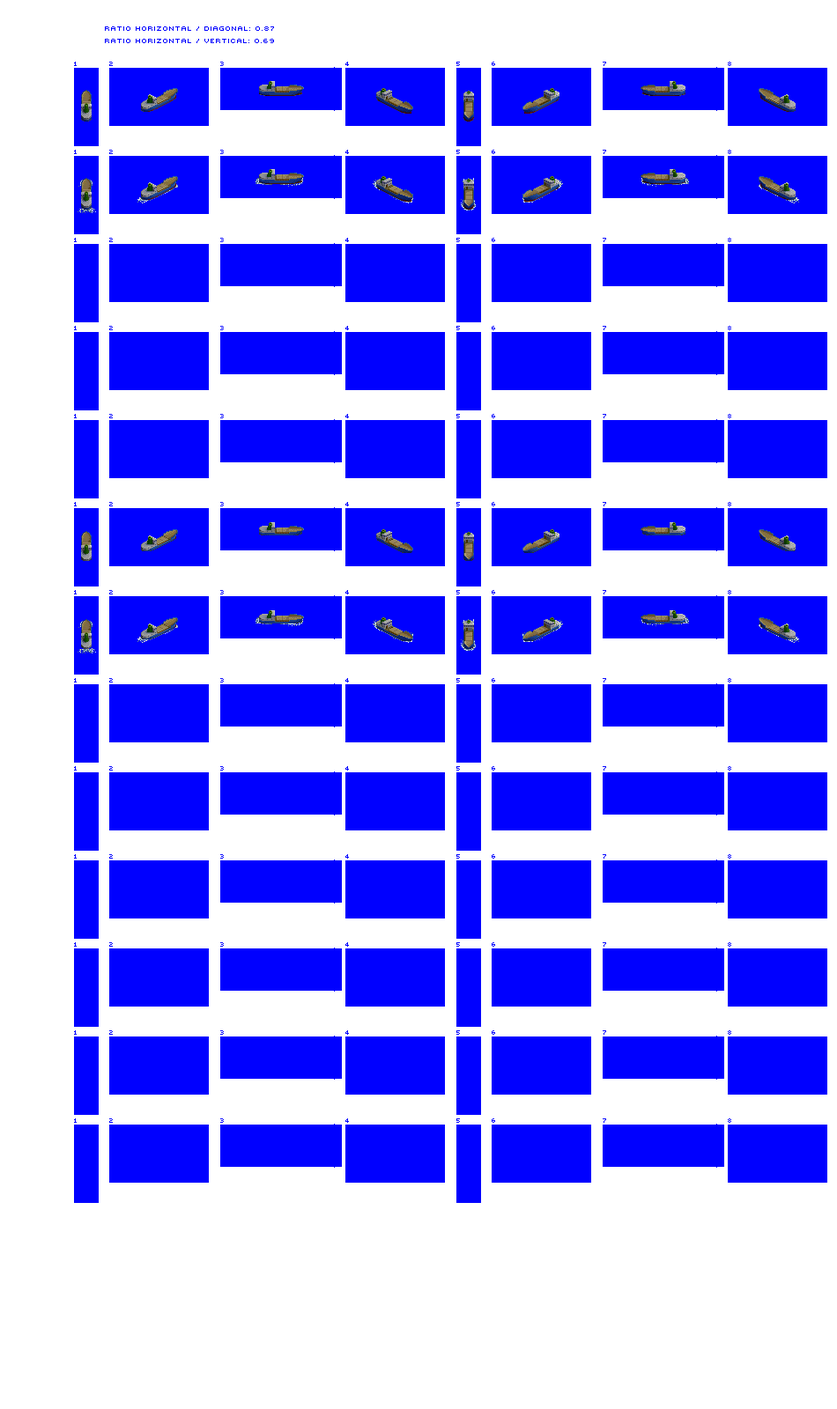
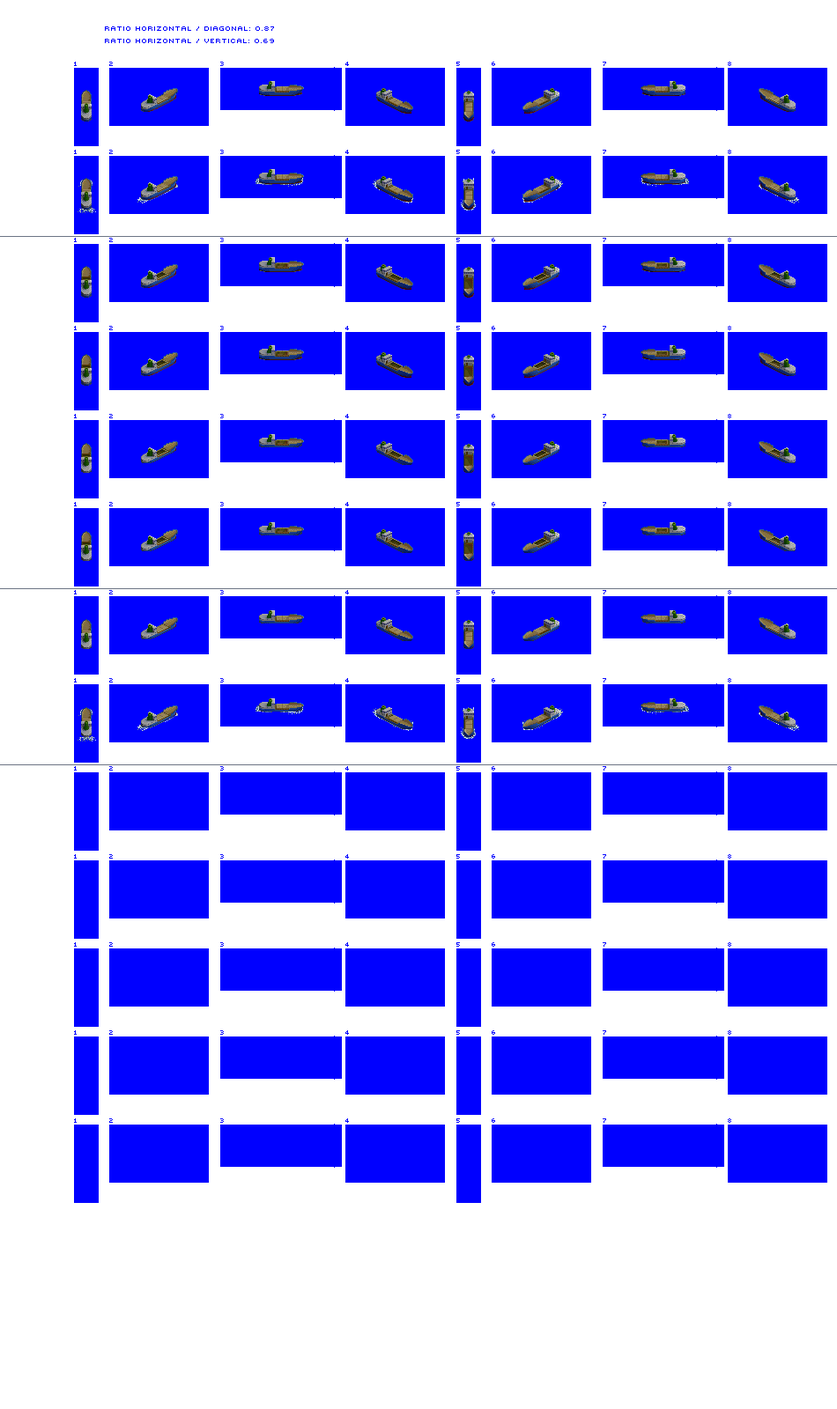
Comparing the layer stacks of the two 837 × 1409 images. Changes:
renamed "Hatch covers" to "Hatch sides & covers", painted on it over [81, 236, 781, 730]
painted on "Small Trader" over [81, 257, 796, 738]
painted on "prop / bow wash" over [77, 617, 799, 742]
painted on "blue bg" over [0, 236, 837, 766]
